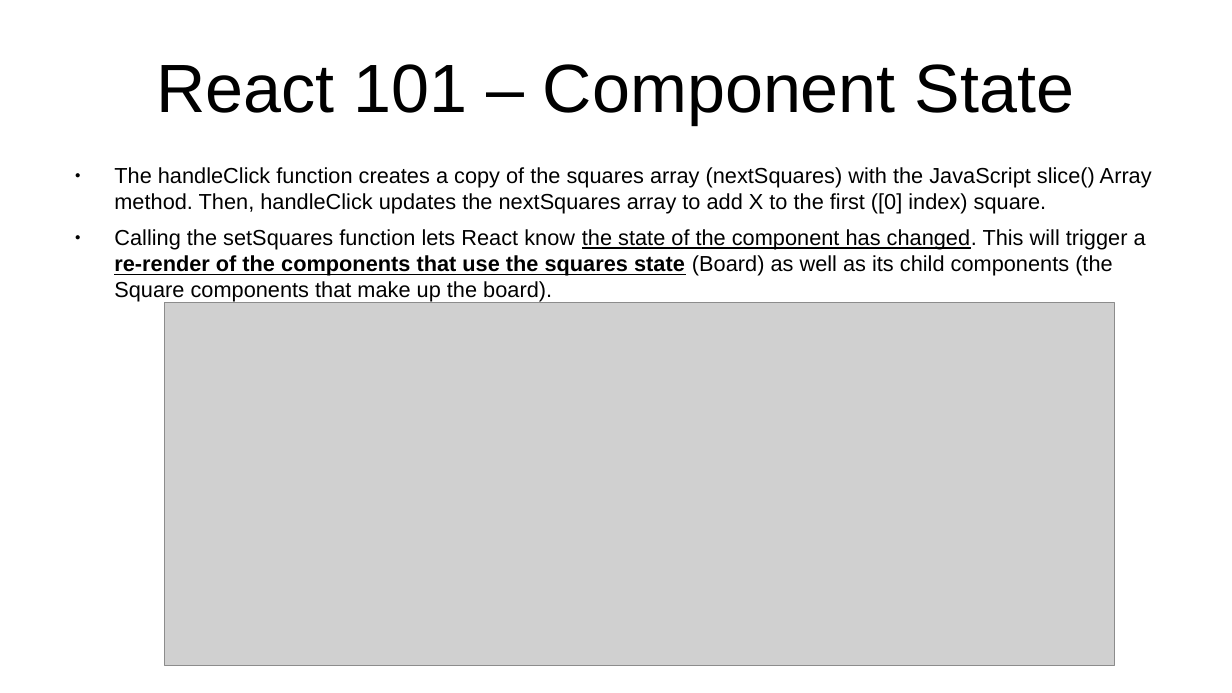
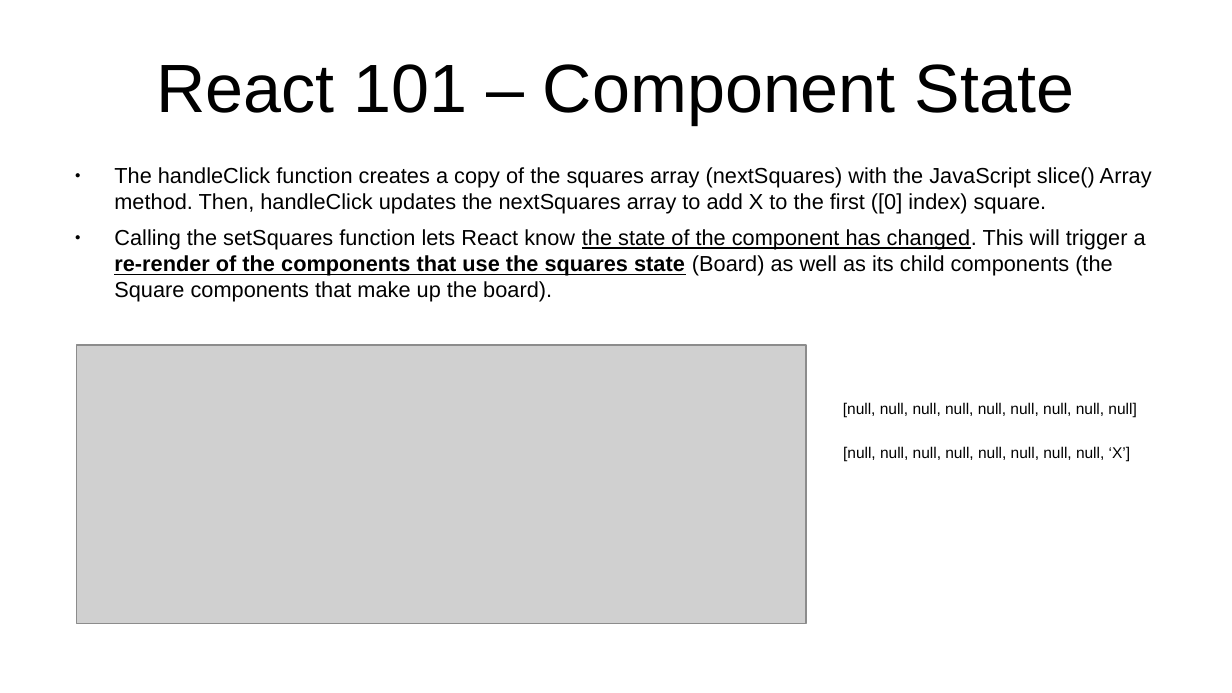
Before and after one commit to marcus-yeagle/react-tutorial, a slide deck: slide 25 of React 101.pptx. Drawn at 1232x693 pixels with LibreOffice and Linux fonts; fonts in the diff are those of the drawing; grey boxes stand for pictures. Boxes give left, top, right and bottom in pixels: in the first picture for what was removed or moved away, otherwise in the second. Text is boxed around its words. In the diff, an @@ line names an element or a change of style, - is before the commit and + after.

Commit message:
pptx update

```diff
--- a/React 101.pptx
+++ b/React 101.pptx
@@ picture: place and size @@
-picture at [164,303,1115,666]
+picture at [77,345,807,624]
@@ text added at [843,402,1136,417], 10 pt, text #000000 @@
+[null, null, null, null, null, null, null, null, null]
@@ text added at [843,446,1130,461], 10 pt, text #000000 @@
+[null, null, null, null, null, null, null, null, ‘X’]
```
Also in this commit, not shown: 4 other slides changed, 1 slide removed, 1 other file.
